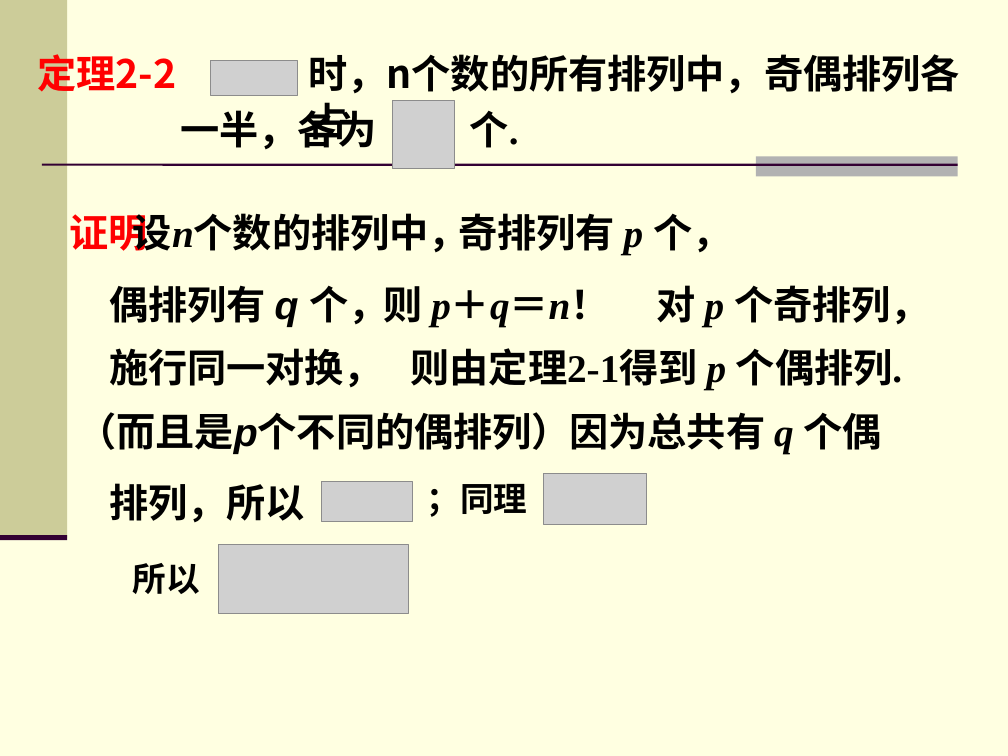
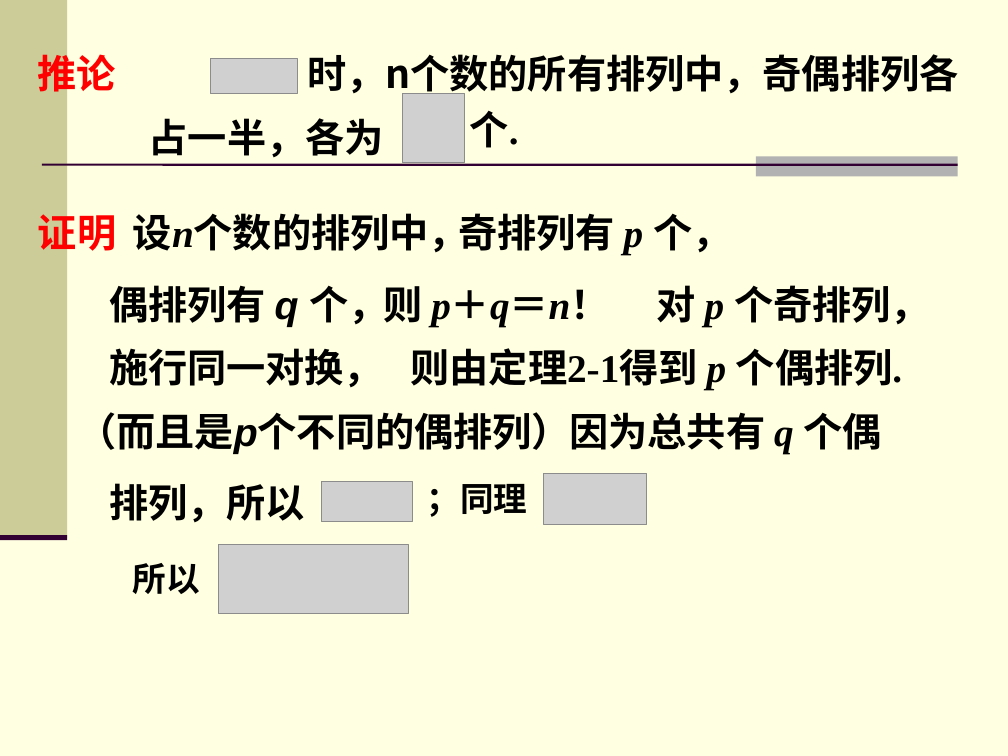
Before and after one commit to zhangbiaomath/zhangbiaomath.github.io, a slide deck: slide 33 of teaching/gaodai/课件/第2章-行列式.ppt (slide 35 before the commit). Drawn at 1008x756 pixels with LibreOffice and Linux fonts; fonts in the diff are those of the drawing; grey boxes stand for pictures. Boxes give left, top, right and bottom in pixels: in the first picture for what was removed or moved away, otherwise in the second. Text is boxed around its words. In the diff, an @@ line names an element or a change of style, - is before the commit and + after.

```diff
--- a/teaching/gaodai/课件/第2章-行列式.ppt
+++ b/teaching/gaodai/课件/第2章-行列式.ppt
@@ text removed at (x1=38, y1=48, x2=177, y2=99) @@
-定理2-2
@@ text added at (x1=38, y1=48, x2=116, y2=99), 28 pt, text #FF0000, bold @@
+推论
@@ text at (x1=307, y1=54, x2=958, y2=99): text changed @@
-时，n个数的所有排列中，奇偶排列各占
+时，n个数的所有排列中，奇偶排列各
@@ text at (x1=149, y1=118, x2=384, y2=157): text changed @@
-一半，各为
+占一半，各为
@@ picture moved from (x1=393, y1=100, x2=455, y2=168) to (x1=402, y1=94, x2=464, y2=162) @@
@@ text "证明" rewrapped from (x1=70, y1=213, x2=615, y2=252) to (x1=38, y1=207, x2=116, y2=258) @@
```
Also in this commit, not shown: 11 other slides changed, 5 slides removed, 16 other files.
